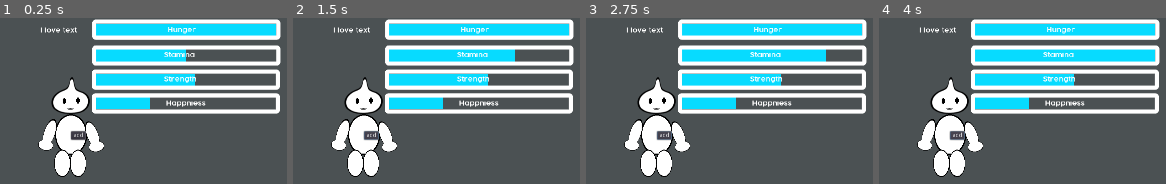
Above: before the commit, frames 1-4 (left to right).
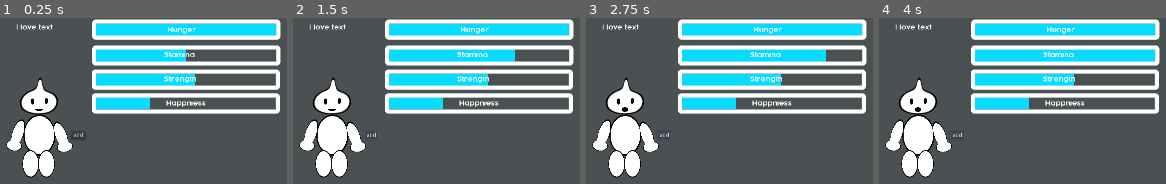
Above: after the commit, the same moments.

Repository: wiznob/chibGarden
Game: Godot game, scene res://Chib.tscn
Same seed, same stepped clock (60 frames per second), same inputs: the game is played once before the commit and once after it.
Inputs:
- Up to frame 1 (0.25 s): no input
- Up to frame 2 (1.5 s): click "add" at 0.5 s; click "add" at 1.25 s
- Up to frame 3 (2.75 s): click "add" at 2 s
- Up to frame 4 (4 s): tap Enter at 2.75 s; tap Space at 3.5 s

The runs differ from the first frame. In frame 1, 11% of the frame differs, in the area x 2-37%, y 3-97%; in frame 2, 11%; in frame 3, 11%; in frame 4, 11%.

Commit message:
Update Chib.tscn

Diff:
--- a/Chib.tscn
+++ b/Chib.tscn
@@ -10,12 +10,13 @@
 [ext_resource path="res://RichTextLabel.gd" type="Script" id=8]
 [ext_resource path="res://Images/chib mouth neutral.png" type="Texture" id=9]
 [ext_resource path="res://Images/chib mouth closed.png" type="Texture" id=10]
+[ext_resource path="res://Images/chib mouth open.png" type="Texture" id=11]
 
 [sub_resource type="GDScript" id=3]
 script/source = "extends Node2D
 
 
-# Declare member variables here. Examples:
+# varabiles for chib
 var hunger = 100
 var stamina = 50
 var strength = 55
@@ -57,10 +58,10 @@
 
 [sub_resource type="SpriteFrames" id=4]
 animations = [ {
-"frames": [ ExtResource( 9 ), ExtResource( 10 ) ],
+"frames": [ ExtResource( 9 ), ExtResource( 11 ), ExtResource( 10 ) ],
 "loop": true,
 "name": "default",
-"speed": 5.0
+"speed": 10.0
 } ]
 
 [sub_resource type="StyleBoxFlat" id=1]
@@ -88,15 +89,15 @@
 script = SubResource( 3 )
 
 [node name="name" type="RichTextLabel" parent="."]
-margin_left = -74.0
-margin_top = -249.0
-margin_right = 40.0
-margin_bottom = -209.0
+margin_left = -132.0
+margin_top = -256.0
+margin_right = -18.0
+margin_bottom = -216.0
 custom_fonts/normal_font = ExtResource( 2 )
 script = ExtResource( 8 )
 
 [node name="ChibBody" type="Sprite" parent="."]
-position = Vector2( 0, 8 )
+position = Vector2( -76, 9 )
 scale = Vector2( 0.131482, 0.111921 )
 texture = ExtResource( 1 )
 
@@ -128,6 +129,7 @@
 position = Vector2( -7.60571, -679.05 )
 scale = Vector2( 0.922532, 0.876941 )
 frames = SubResource( 4 )
+frame = 1
 playing = true
 
 [node name="ChibArm2" type="Sprite" parent="ChibBody"]
Not shown: 1 places in Chib.tscn that only renumber resources
